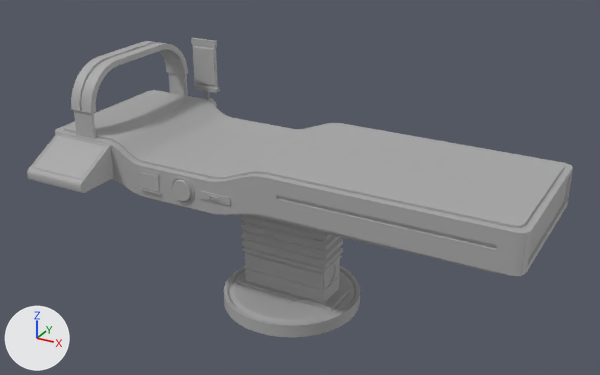
The FBX model Assets/Items/Props/LabProps/MedicalBed1.fbx, before and after one commit.
Before and after are seen from a camera (50 mm lens) standing at (2.29, -5.96, 2.83) and looking at (0.08, -1.94, 0.82). Every picture has the same lights, and +X, +Y and +Z are marked at lower left. Where no turn or scale is listed for an object, it has been applied to the vertices. Vertices at the same position are counted once.
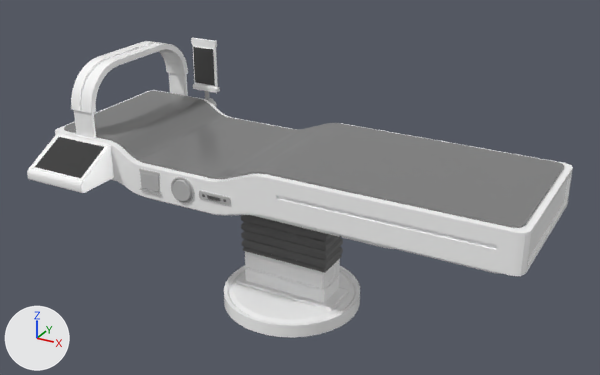
The newer file is also turned or shifted as a whole; pictures and numbers use the older file's frame.

Changed parts and their boxes [x1, y1, x2, y2] in the pictures (600 x 375 px):
'polySurface5', recoloured: [64, 91, 564, 228] in both
'polySurface4', recoloured: [55, 90, 573, 276] in both
'polySurface3', recoloured (grey to white): [224, 265, 360, 337] in both
'polySurface18', recoloured (grey to white): [71, 41, 188, 139] in both
part 1 of me_mesh_003, recoloured: [193, 82, 220, 93] in both
part 2 of me_mesh_003, recoloured (grey to white): [191, 38, 217, 49] in both
part 3 of me_mesh_003, recoloured: [193, 48, 218, 87] in both
part 4 of me_mesh_003, recoloured (grey to black): [193, 47, 215, 86] in both
part 5 of me_mesh_007, recoloured (grey to white): [27, 167, 83, 193] in both
part 6 of me_mesh_007, recoloured (grey to white): [29, 134, 59, 168] in both
part 7 of me_mesh_007, recoloured (grey to white): [81, 145, 114, 193] in both
part 8 of me_mesh_007, recoloured (grey to white): [57, 133, 109, 147] in both
part 9 of me_mesh_007, recoloured: [35, 137, 104, 178] in both
part 10 of me_mesh, recoloured: [236, 251, 349, 311] in both
part 11 of me_mesh, recoloured (grey to black): [241, 215, 343, 273] in both

Diff of the bpy script that builds the scene:
```diff
--- a/Assets/Items/Props/LabProps/MedicalBed1.fbx.py
+++ b/Assets/Items/Props/LabProps/MedicalBed1.fbx.py
@@ mat_medicalbed01_02mat @@
+mat_medicalbed01_02mat = principled_material('MedicalBed01_02Mat')
+mat_medicalbed01_02mat.base_color = (0.131, 0.131, 0.131)  # dark grey #656565
+mat_medicalbed01_02mat.roughness = 0.2
@@ me_mesh_007 @@
 me_mesh_007.from_pydata(...)  # 28 vertices, 26 faces; spans x -1.392..-0.964, y -0.78..-0.498, z 0.842..1.058
+# me_mesh_007 part 5: all 9 faces centred in x -1.178, y -0.78..-0.63, z 0.842..0.918 switch from mat_standardsurface1 (grey #aaaaaa) to mat_medicalbed01_01mat (white #ffffff)
+# me_mesh_007 part 6: all 6 faces centred in x -1.392..-1.368, y -0.777..-0.63, z 0.875..0.986 switch from mat_standardsurface1 (grey #aaaaaa) to mat_medicalbed01_01mat (white #ffffff)
+# me_mesh_007 part 7: all 6 faces centred in x -0.988..-0.964, y -0.777..-0.63, z 0.875..0.986 switch from mat_standardsurface1 (grey #aaaaaa) to mat_medicalbed01_01mat (white #ffffff)
+# me_mesh_007 part 8: all 4 faces centred in x -1.178, y -0.513..-0.498, z 0.95..1.057 switch from mat_standardsurface1 (grey #aaaaaa) to mat_medicalbed01_01mat (white #ffffff)
+# me_mesh_007 part 9: the 1 face centred in x -1.178, y -0.632, z 0.984 switches from mat_standardsurface1 (grey #aaaaaa) to mat_medicalbed01_monitor01mat (black #353535)
+me_mesh_007.materials.append(mat_medicalbed01_monitor01mat)  # black #353535
@@ me_mesh_002 @@
 me_mesh_002.from_pydata(...)  # 184 vertices, 178 faces; spans x -1.256..-1.097, y -0.493..0.493, z 0.938..1.496
-me_mesh_002.materials.append(mat_standardsurface1)  # grey #aaaaaa
+me_mesh_002.materials.append(mat_medicalbed01_01mat)  # white #ffffff
@@ me_mesh_003 @@
 me_mesh_003.from_pydata(...)  # 40 vertices, 38 faces; spans x -1.106..-0.907, y 0.549..0.589, z 1.107..1.466
+# me_mesh_003 part 1: all 15 faces centred in x -1.006..-0.907, y 0.549..0.589, z 1.107..1.151 switch from mat_standardsurface1 (grey #aaaaaa) to mat_medicalbed01_01mat (white #ffffff)
+# me_mesh_003 part 2: all 9 faces centred in x -1.006..-0.907, y 0.558..0.579, z 1.412..1.466 switch from mat_standardsurface1 (grey #aaaaaa) to mat_medicalbed01_01mat (white #ffffff)
+# me_mesh_003 part 3: all 7 faces centred in x -1.098..-0.914, y 0.558..0.579, z 1.282 switch from mat_standardsurface1 (grey #aaaaaa) to mat_medicalbed01_01mat (white #ffffff)
+# me_mesh_003 part 4: the 1 face centred in x -1.006, y 0.555, z 1.282 switches from mat_standardsurface1 (grey #aaaaaa) to mat_medicalbed01_monitor02mat (black #414141)
+me_mesh_003.materials.append(mat_medicalbed01_monitor02mat)  # black #414141
@@ me_mesh @@
 me_mesh.from_pydata(...)  # 262 vertices, 256 faces; spans x -0.346..0.346, y -0.127..0.127, z 0.075..0.687
+# me_mesh part 10: all 142 faces centred in x -0.346..0.346, y -0.127..0.127, z 0.089..0.325 switch from mat_standardsurface1 (grey #aaaaaa) to mat_medicalbed01_01mat (white #ffffff)
+# me_mesh part 11: all 114 faces centred in x -0.299..0.299, y -0.116..0.116, z 0.331..0.671 switch from mat_standardsurface1 (grey #aaaaaa) to mat_medicalbed01_02mat (dark grey #656565)
@@ me_mesh_009 @@
 me_mesh_009.from_pydata(...)  # 112 vertices, 110 faces; spans x -1.44..1.55, y -0.5..0.5, z 0.77..1.07
-me_mesh_009.materials.append(mat_standardsurface1)  # grey #aaaaaa
+me_mesh_009.materials.append(mat_medicalbed01_01mat)  # white #ffffff
@@ me_mesh_010 @@
 me_mesh_010.from_pydata(...)  # 72 vertices, 53 faces; spans x -1.4..1.51, y -0.46..0.46, z 0.96..1.08
-me_mesh_010.materials.append(mat_standardsurface1)  # grey #aaaaaa
+me_mesh_010.materials.append(mat_medicalbed01_04mat)  # grey #7e7e7e
@@ me_mesh_001 @@
 me_mesh_001.from_pydata(...)  # 182 vertices, 216 faces; spans x -0.439..0.439, y -0.439..0.439, z 0.0..0.085
-me_mesh_001.materials.append(mat_standardsurface1)  # grey #aaaaaa
+me_mesh_001.materials.append(mat_medicalbed01_01mat)  # white #ffffff
```
